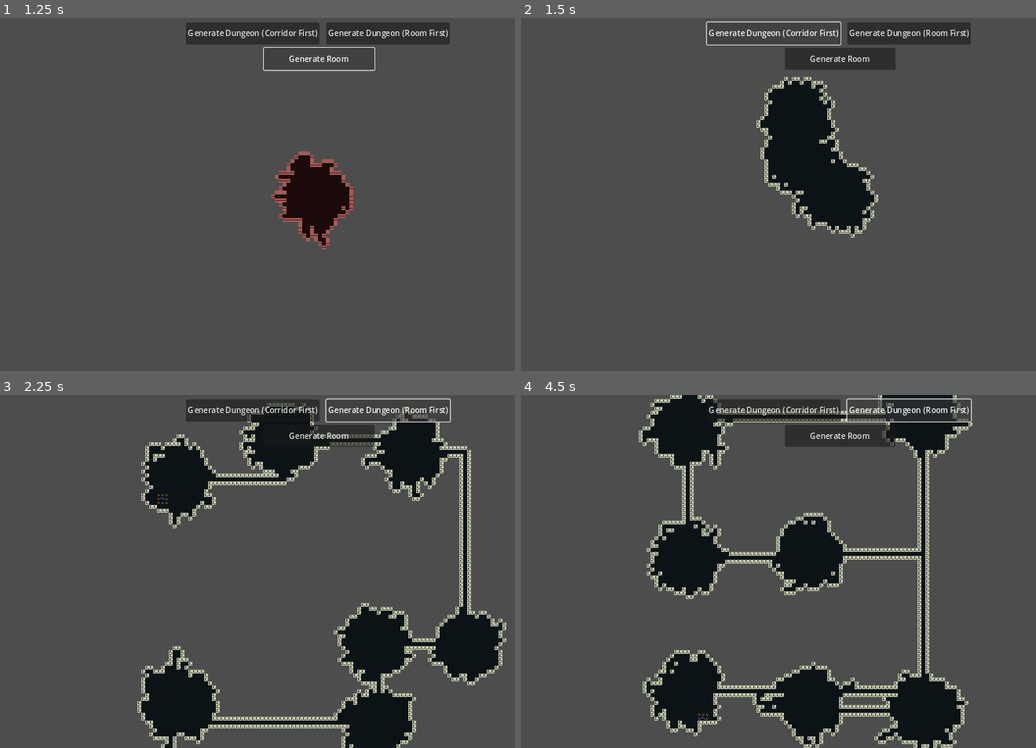
Above: before the commit, frames 1-4 (two rows, left to right).
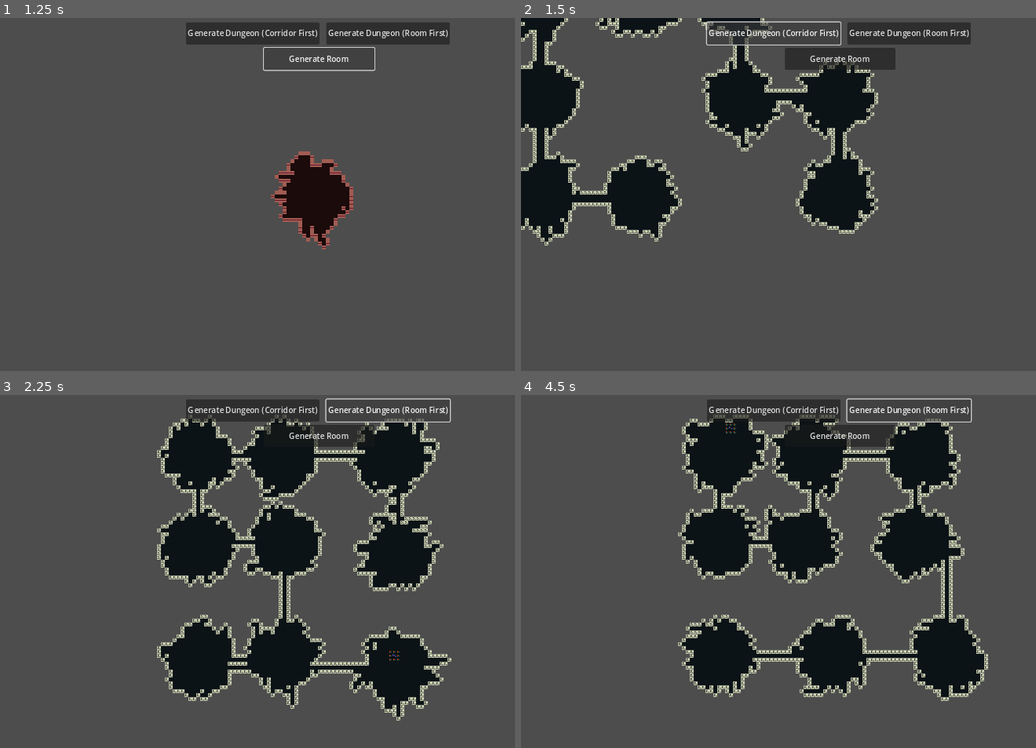
Above: after the commit, the same moments.

Repository: WizardsNStuff/Zealot-of-Wanderlust
Game: Godot game, scene res://Proc Gen/proc_gen.tscn
Two runs of this game, one before a commit and one after it. Both use one fixed random seed, a clock stepped at 60 frames per second and the inputs below. This scene is started directly instead of the project's main scene.
Inputs:
- Up to frame 1 (1.25 s): click "Generate Room" at 0.5 s
- Up to frame 2 (1.5 s): click "Generate Dungeon (Corridor Fi…" at 1.25 s
- Up to frame 3 (2.25 s): click "Generate Dungeon (Room First)" at 2 s
- Up to frame 4 (4.5 s): click "Generate Room" at 2.75 s; click "Generate Dungeon (Corridor Fi…" at 3.5 s; click "Generate Dungeon (Room First)" at 4.25 s

Frame 1 is identical in both runs. In frame 2, 17% of the frame differs, in the area x 0-70%, y 0-65%; in frame 3, 31%; in frame 4, 33%, in the area x 22-91%, y 0-100%.

Commit message:
added toggle for random bsp split - can have more grid like rooms or random

Diff:
--- a/zealot-of-wanderlust/Proc Gen/proc_gen.tscn
+++ b/zealot-of-wanderlust/Proc Gen/proc_gen.tscn
@@ -97,11 +97,13 @@
 room_iterations = 500
 room_walk_length = 20
 room_start_randomly_each_iteration = false
-corridor_amount = 3
+corridor_walk_length = 25
+corridor_amount = 8
+room_amount_percent = 1.0
 min_room_width = 20
 min_room_height = 20
-dungeon_width = 100
-dungeon_height = 100
+dungeon_width = 80
+dungeon_height = 80
 random_walk_room = true
 
 [node name="ProcGenView" type="CanvasLayer" parent="." node_paths=PackedStringArray("proc_gen_controller", "gen_room_btn", "corridor_first_btn", "room_first_btn")]
--- a/zealot-of-wanderlust/Proc Gen/proc_gen_controller.gd
+++ b/zealot-of-wanderlust/Proc Gen/proc_gen_controller.gd
@@ -873,13 +873,18 @@
 	return rooms_list
 
 # splits a given room vertically, creating two new rooms
-func split_vertically(_min_room_width : int, rooms_queue : Array[AABB], room : AABB) -> void:
-	# generate a random split position along the width of the room
-	var x_split : float = randf_range(1, room.size.x)
-
-	# using a split range of (min_room_width, room.size.x - min_room_width) ensures we always fit 2
-	# rooms but this creates a grid like structure which looks less random
-	#var x_split : float = randf_range(min_room_width, room.size.x - min_room_width)
+func split_vertically(min_room_width : int, rooms_queue : Array[AABB], room : AABB) -> void:
+	# the split position along the width of the room
+	var x_split : float
+
+	# check if random splits is true
+	if proc_gen_data.bsp_random_splits == true:
+		# generate a random split position along the width of the room
+		x_split = randf_range(1, room.size.x)
+	else:
+		# using a split range of (min_room_width, room.size.x - min_room_width) ensures we always fit 2
+		# rooms but this creates a grid like structure which looks less random
+		x_split = randf_range(min_room_width, room.size.x - min_room_width)
 
 	# room_1 is defined by the original room's position (bottom-left corner)
 	# and extends horizontally from the start of the room to the x_split point
@@ -899,13 +904,18 @@
 	rooms_queue.push_back(room_2)
 
 # splits a given room horizontally, creating two new rooms
-func split_horizontally(_min_room_height : int, rooms_queue : Array[AABB], room : AABB) -> void:
-	# generate a random split position along the width of the room
-	var y_split : float = randf_range(1, room.size.y)
-
-	# using a split range of (min_room_height, room.size.y - min_room_height) ensures we always fit 2
-	# rooms but this creates a grid like structure which looks less random
-	#var y_split : float = randf_range(min_room_height, room.size.y - min_room_height)
+func split_horizontally(min_room_height : int, rooms_queue : Array[AABB], room : AABB) -> void:
+	# the split position along the width of the room
+	var y_split : float
+
+	# check if random splits is true
+	if proc_gen_data.bsp_random_splits == true:
+		# generate a random split position along the height of the room
+		y_split = randf_range(1, room.size.y)
+	else:
+		# using a split range of (min_room_height, room.size.y - min_room_height) ensures we always fit 2
+		# rooms but this creates a grid like structure which looks less random
+		y_split = randf_range(min_room_height, room.size.y - min_room_height)
 
 	# room_1 is defined by the original room's position (bottom-left corner)
 	# and extends vertically from the start of the room to the y_split point
--- a/zealot-of-wanderlust/Proc Gen/proc_gen_data.gd
+++ b/zealot-of-wanderlust/Proc Gen/proc_gen_data.gd
@@ -44,6 +44,8 @@
 #var dungeon_floor : int = 1
 #enum room_type { ENTRANCE, GOBLIN_LAIR, ORC_CAVE, TROLL_TUNNEL, DRAGON_DEN, EXIT}
 
+@export var bsp_random_splits : bool = false
+
 # starting position for dungeon generation
 var start_position : Vector2i = Vector2i.ZERO
 
